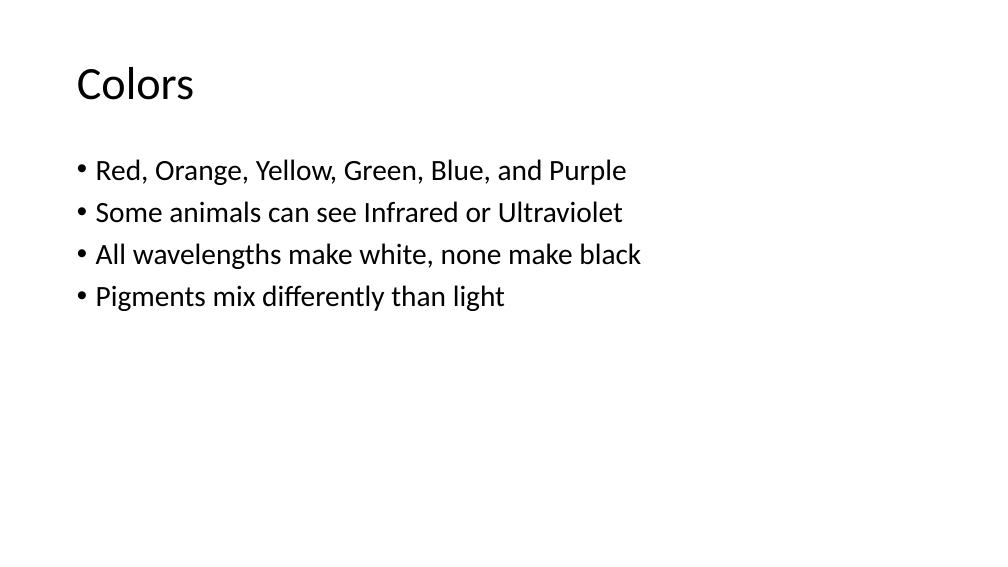
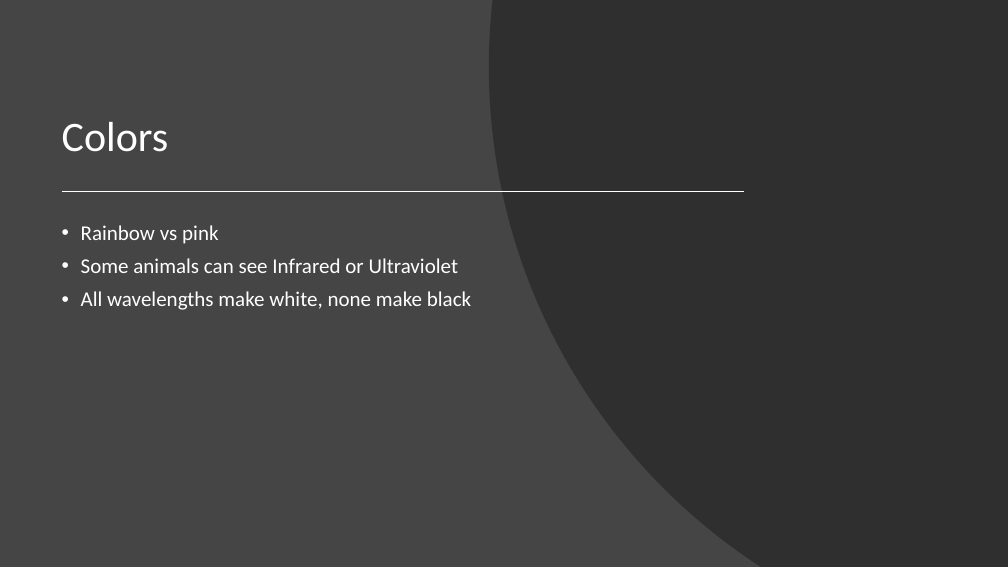
Before and after one commit to beck-peterson/cg2, a slide deck: slide 21 of Computer Graphics Chapter 4 Presentation.pptx (slide 18 before the commit). Drawn at 1008x567 pixels with LibreOffice and Linux fonts; fonts in the diff are those of the drawing. Boxes give left, top, right and bottom in pixels: in the first picture for what was removed or moved away, otherwise in the second. Text is boxed around its words. In the diff, an @@ line names an element or a change of style, - is before the commit and + after.

```diff
--- a/Computer Graphics Chapter 4 Presentation.pptx
+++ b/Computer Graphics Chapter 4 Presentation.pptx
@@ background #FFFFFF to #454545 @@
@@ freeform shape added at <box>489,0,1008,567</box>, fill #262626 at 70% opacity @@
@@ title "Colors": place and size @@
-title "Colors" at <box>77,67,194,100</box>
+title "Colors" at <box>62,122,169,152</box>
@@ title "Colors" at <box>62,122,169,152</box>: size 44 to 40 pt, text colour #000000 to #FFFFFF; vertical alignment middle to bottom @@
@@ line added from (64, 191) to (744, 191), #FFFFFF 1.5 pt @@
@@ text "Rainbow vs pink": place and size @@
-text "Rainbow vs pink" at <box>96,159,641,311</box>
+text "Rainbow vs pink" at <box>81,225,471,310</box>
@@ text at <box>81,225,218,244</box>: text changed; size 28 to 20 pt; text colour #000000 to #FFFFFF @@
-• Red, Orange, Yellow, Green, Blue, and Purple
+• Rainbow vs pink
@@ text at <box>81,258,471,310</box>: size 28 to 20 pt, text colour #000000 to #FFFFFF in "Some animals can see Infrared or Ultraviolet", "All wavelengths make white, none make black" @@
@@ text at <box>96,285,505,311</box>: paragraph removed @@
-• Pigments mix differently than light
```
Also in this commit, not shown: 2 other slides changed, 12 slides added, 5 slides removed.
